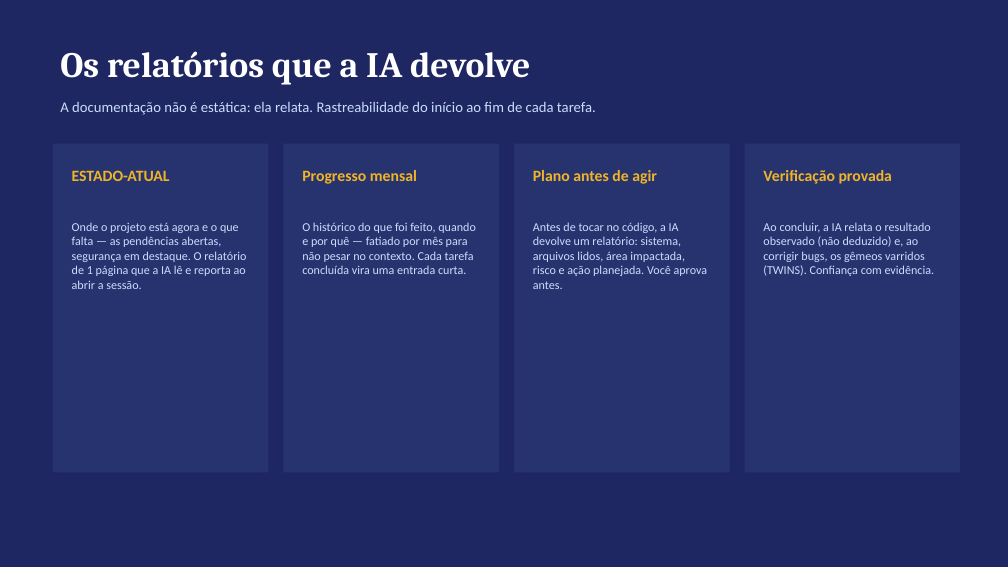
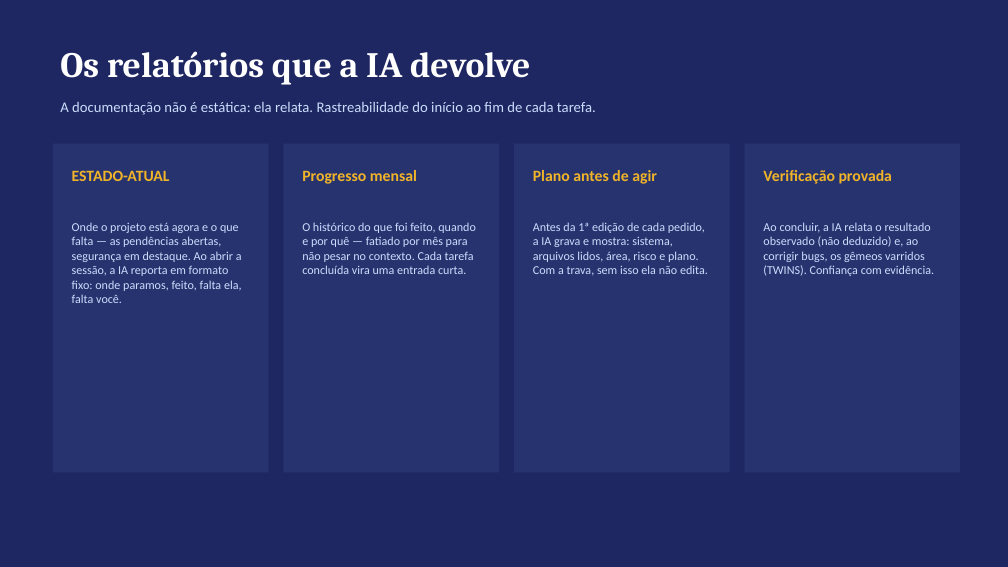
Before and after one commit to kasuowkl/metodo-norte-kit, a slide deck: slide 6 of Apresentacao-Metodo-Norte.pptx. Drawn at 1008x567 pixels with LibreOffice and Linux fonts; fonts in the diff are those of the drawing. Boxes give left, top, right and bottom in pixels: in the first picture for what was removed or moved away, otherwise in the second. Text is boxed around its words. In the diff, an @@ line names an element or a change of style, - is before the commit and + after.

```diff
--- a/Apresentacao-Metodo-Norte.pptx
+++ b/Apresentacao-Metodo-Norte.pptx
@@ text at (72,223,242,303): text changed @@
-Onde o projeto está agora e o que falta — as pendências abertas, segurança em destaque. O relatório de 1 página que a IA lê e reporta ao abrir a sessão.
+Onde o projeto está agora e o que falta — as pendências abertas, segurança em destaque. Ao abrir a sessão, a IA reporta em formato fixo: onde paramos, feito, falta ela, falta você.
@@ text at (533,222,708,276): text changed @@
-Antes de tocar no código, a IA devolve um relatório: sistema, arquivos lidos, área impactada, risco e ação planejada. Você aprova antes.
+Antes da 1ª edição de cada pedido, a IA grava e mostra: sistema, arquivos lidos, área, risco e plano. Com a trava, sem isso ela não edita.
```
Also in this commit, not shown: 3 other slides changed, 1 other file.
